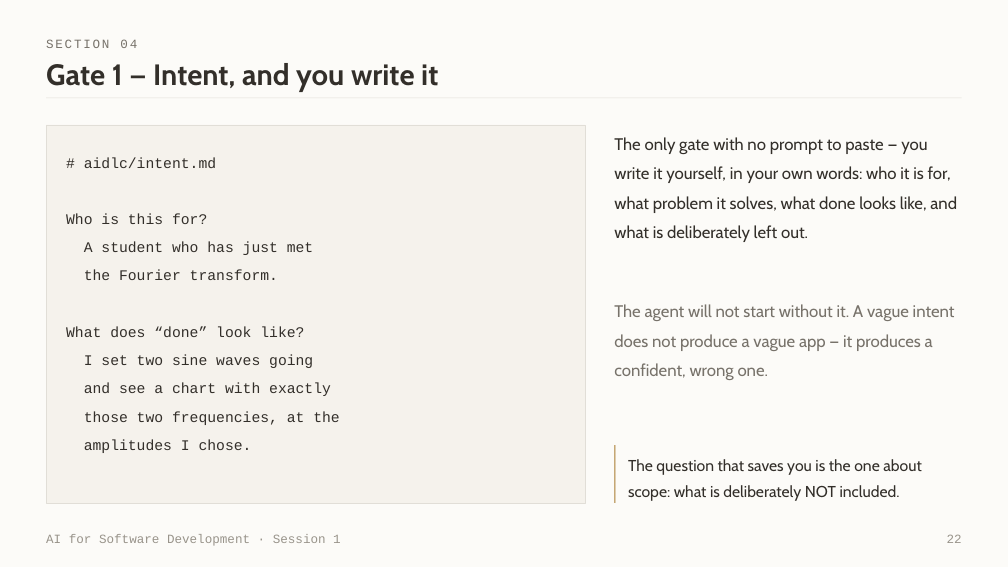
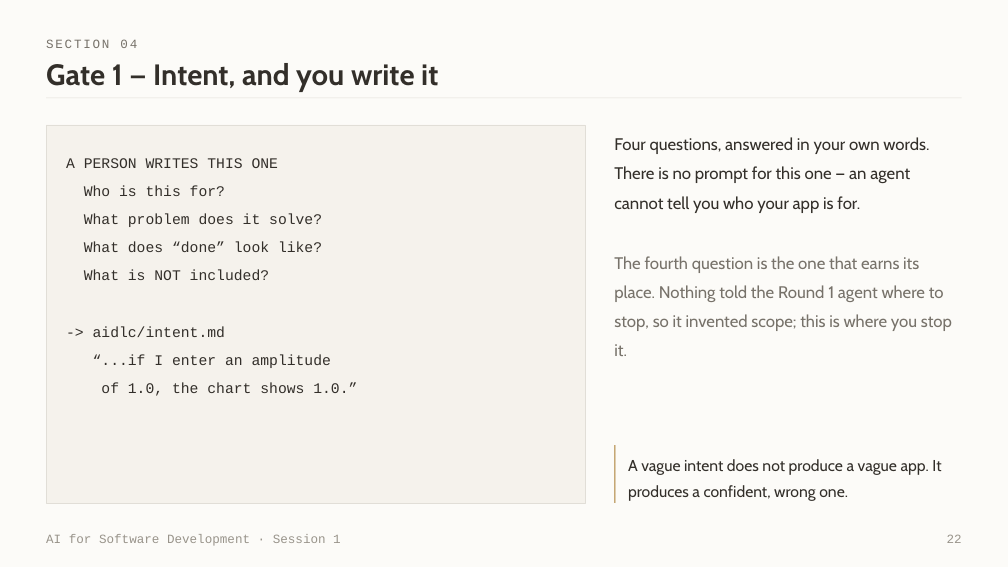
Before and after one commit to witchapong/ai-for-software-dev, a slide deck: slide 22 of slides/Session 1 - Meet Your Agent.pptx. Drawn at 1008x567 pixels with LibreOffice and Linux fonts; fonts in the diff are those of the drawing. Boxes give left, top, right and bottom in pixels: in the first picture for what was removed or moved away, otherwise in the second. Text is boxed around its words. In the diff, an @@ line names an element or a change of style, - is before the commit and + after.

Commit message:
Split the Four Gates: deck teaches the shape, handout carries the steps
#55. The two halves had bled into each other. The lecture's gate slides showed
only the OUTPUT .md and then carried do-this-now instructions in their prose
("Paste the Gate 3 prompt from labs/PROMPTS.md") - which is lab material sitting
in a lecture. Meanwhile Round 2 in the handout, where those instructions belong,
had no scannable per-gate procedure at all: just prose a student has to mine
mid-lab with the clock running.

DECK, slides 22-25 - each gate is now one illustration, prompt above artifact:

    PROMPT
      Read tests/test_spectrum.py.
      WRITE aidlc/requirements.md: a numbered table, each row
      carrying a check that can be run.

    -> aidlc/requirements.md
       | 2 | a tone entered at amplitude 1.0 reads back as 1.0 |

so the room sees what goes in and what comes out of a gate, in one glance.
Gate 1 shows the four questions with no prompt above them, because that is the
point of Gate 1. Gate 4 shows a pytest line where the others show a document,
because it is the gate with no document. The prose is conceptual again; the
pointer to labs/PROMPTS.md stays once, on slide 21, where it is a fact about
the course rather than an instruction.

HANDOUT, Round 2 - every gate opens with the same four-row card:

    | Paste  | the Gate 2 prompt from labs/PROMPTS.md, into a new Cline task |
    | You get| aidlc/requirements.md - a numbered table |
    | Check  | every acceptance criterion could actually fail. Vague ones
               like "appears at 0 Hz" pass broken code - fix them yourself |
    | Then   | reply approved in that same task |

Gate 4 gets two cards, one per task. The existing prose stays underneath for
anyone who wants the reasoning; the card is what you read when you are behind.

Caught by rendering: my slide rewrite reset page: p(0) on all four and I had
not re-run the renumbering pass, so they printed 00 in the corner. Fixed and
re-rendered.

38 slides, validates. Template 56 passed.

```diff
--- a/slides/Session 1 - Meet Your Agent.pptx
+++ b/slides/Session 1 - Meet Your Agent.pptx
@@ text at [614,137,929,213]: text changed @@
-The only gate with no prompt to paste — you write it yourself, in your own words: who it is for, what problem it solves, what done looks like, and what is deliberately left out.
+Four questions, answered in your own words. There is no prompt for this one — an agent cannot tell you who your app is for.
@@ text at [66,158,278,168]: text changed @@
-# aidlc/intent.md
+A PERSON WRITES THIS ONE
@@ text at [84,213,322,227]: text changed @@
-A student who has just met
-the Fourier transform.
+What problem does it solve?
@@ text at [614,256,952,356]: text changed @@
-The agent will not start without it. A vague intent does not produce a vague app — it produces a confident, wrong one.
+The fourth question is the one that earns its place. Nothing told the Round 1 agent where to stop, so it invented scope; this is where you stop it.
@@ text at [84,270,357,396]: text changed @@
-I set two sine waves going
-and see a chart with exactly
-those two frequencies, at the
-amplitudes I chose.
+What is NOT included?
+-> aidlc/intent.md
+“...if I enter an amplitude
+of 1.0, the chart shows 1.0.”
@@ text at [628,459,941,501]: text changed @@
-The question that saves you is the one about scope: what is deliberately NOT included.
+A vague intent does not produce a vague app. It produces a confident, wrong one.
```
Also in this commit, not shown: 3 other slides changed, 2 other files.
